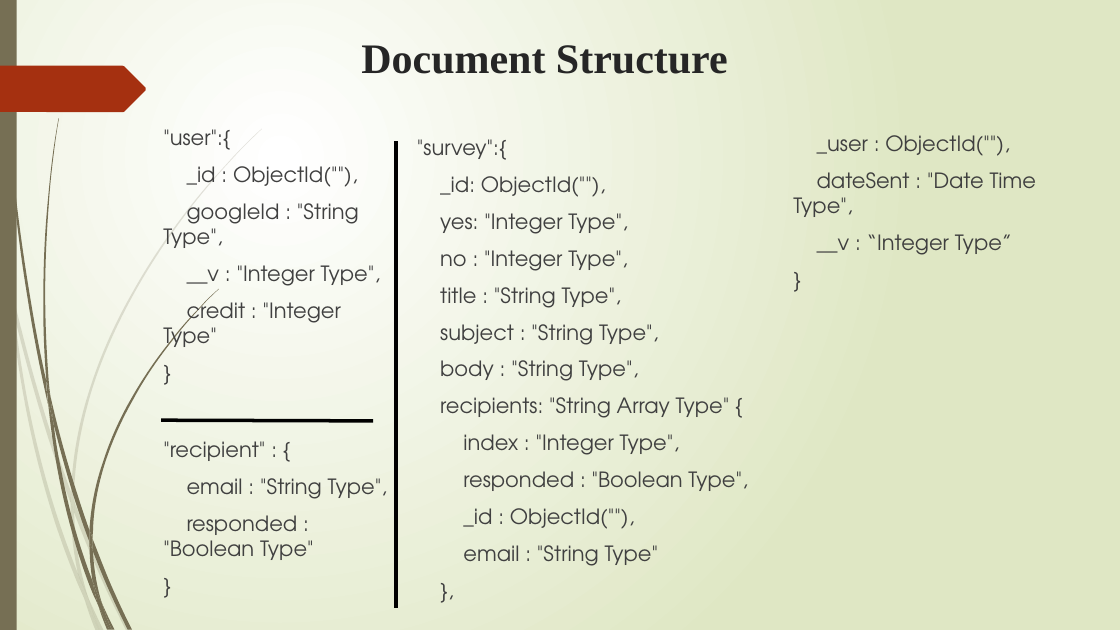
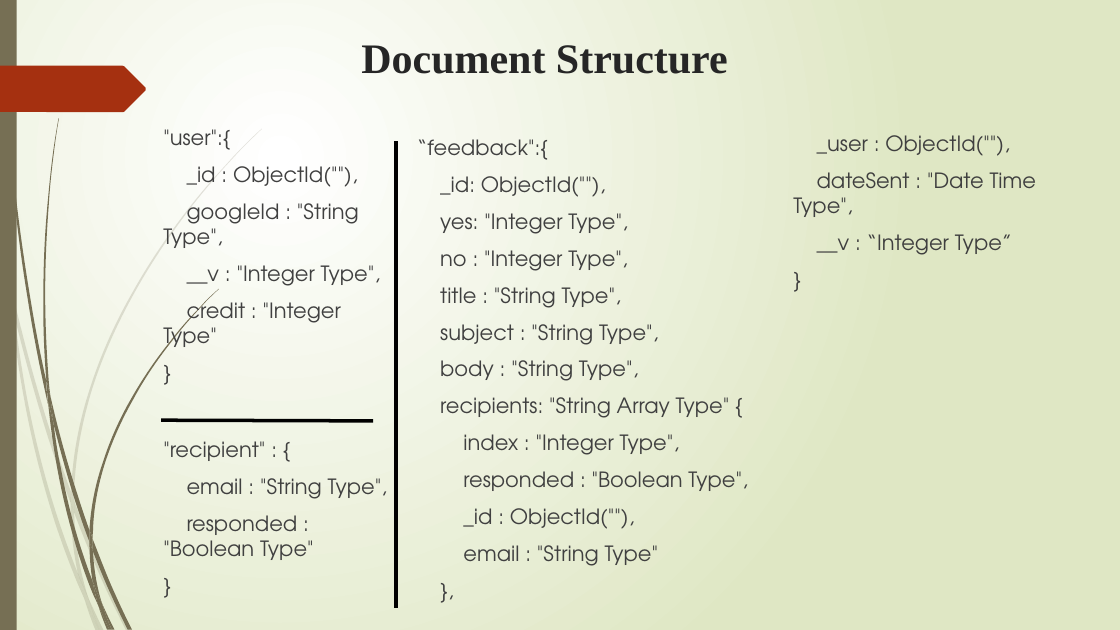
Before and after one commit to vijaykumarrpai/mca-code, a slide deck: slide 13 of 5thSem/Project/Bulk Email Aggregtor_22_10_2019.pptx. Drawn at 1120x630 pixels with LibreOffice and Linux fonts; fonts in the diff are those of the drawing. Boxes give left, top, right and bottom in pixels: in the first picture for what was removed or moved away, otherwise in the second. Text is boxed around its words. In the diff, an @@ line names an element or a change of style, - is before the commit and + after.

```diff
--- a/5thSem/Project/Bulk Email Aggregtor_22_10_2019.pptx
+++ b/5thSem/Project/Bulk Email Aggregtor_22_10_2019.pptx
@@ text at [417, 139, 548, 160]: text changed @@
-"survey":{
+“feedback":{
```
Also in this commit, not shown: 4 other slides changed, 10 other files.
